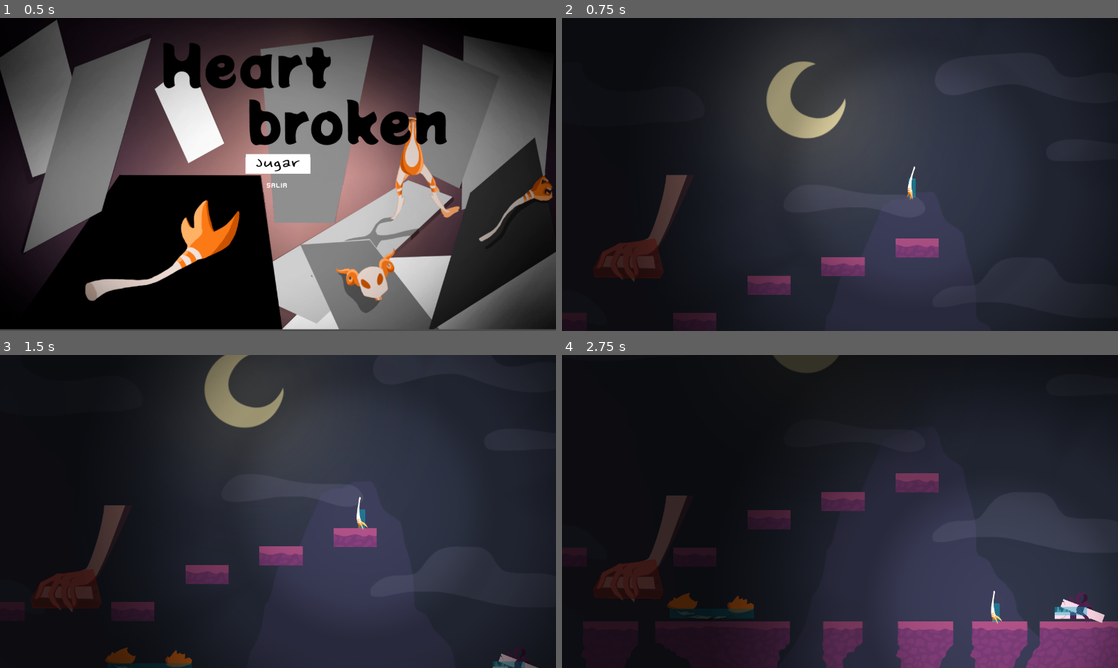
Above: before the commit, frames 1-4 (two rows, left to right).
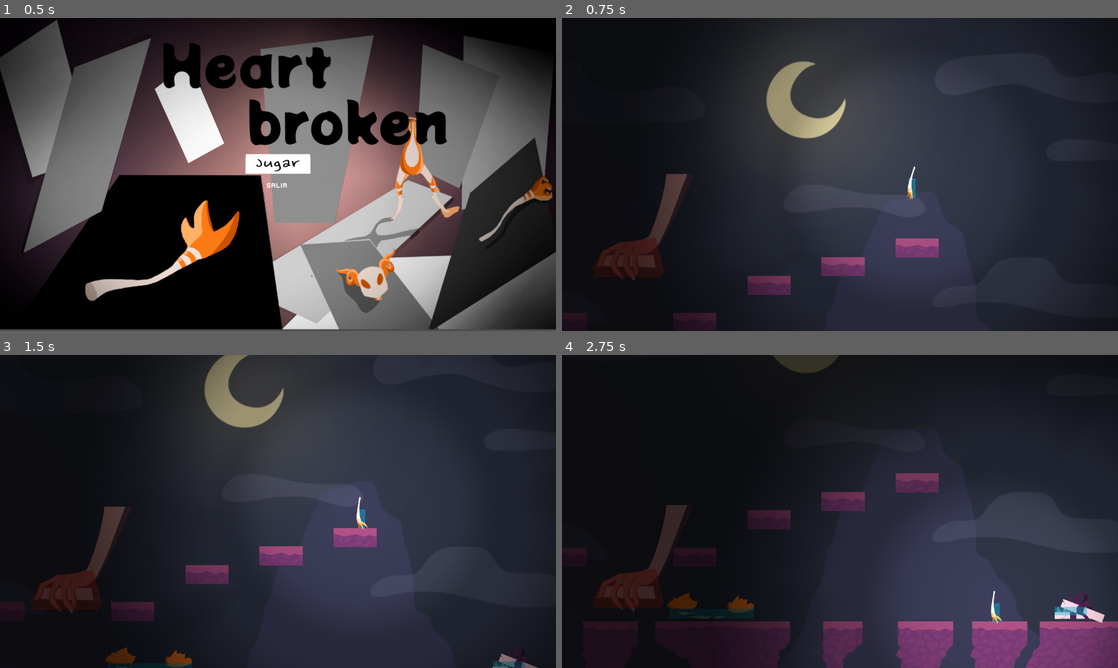
Above: after the commit, the same moments.

Repository: santyarellano/Shattered
Game: Godot game, scene res://Niveles/menuPrincipal.tscn
Same seed, same stepped clock (60 frames per second), same inputs: the game is played once before the commit and once after it.
Inputs (mouse positions are in pixels of both pictures, inside the frame that each line leads up to):
- Up to frame 1 (0.5 s): no input
- Up to frame 2 (0.75 s): click (840, 165) at 0.5 s
- Up to frame 3 (1.5 s): hold Right (ui_right) from 1.28 s (still down)
- Up to frame 4 (2.75 s): keep holding Right (ui_right); tap Space (ui_select) at 1.52, 2.27 s

Frame 1 is identical in both runs. In frame 2, less than 0.1% of the frame differs, in the area x 5-23%, y 49-85%; in frame 3, 0.1%; in frame 4, 0.9%, in the area x 5-23%, y 44-82%.

Commit message:
modificar mano

Diff:
--- a/Niveles/Playground.tscn
+++ b/Niveles/Playground.tscn
@@ -46,4 +46,5 @@
 
 [node name="Hand" parent="." instance=ExtResource( 7 )]
 position = Vector2( 460.73, 352.477 )
+mass = 65535.0
 fall_speed = 100
--- a/Obj/Hazards/Hand/Hand.gd
+++ b/Obj/Hazards/Hand/Hand.gd
@@ -8,8 +8,12 @@
 	set_max_contacts_reported(3)
 	linear_velocity = Vector2(0, fall_speed)
 
-#func _process(delta):
-#	position.y += fall_speed * delta
+
+func _integrate_forces(state):
+	state.set_linear_velocity(Vector2(0, fall_speed))
+
+func _process(delta):
+	position.x = position.x
 
 func _on_IntervaloCaida_timeout():
 	fall_speed *= -1
@@ -17,6 +21,5 @@
 
 
 func _on_Hand_body_entered(body):
-	print("hola")
 	if(body.get_name() == "Player"):
 		body.resetPlayer()
--- a/Obj/Hazards/Hand/Hand.tscn
+++ b/Obj/Hazards/Hand/Hand.tscn
@@ -5,7 +5,6 @@
 
 [node name="Hand" type="RigidBody2D"]
 position = Vector2( -6.24878, 20.1893 )
-mass = 65535.0
 gravity_scale = 0.0
 script = ExtResource( 1 )
 __meta__ = {
--- a/Obj/Hazards/Letter.gd
+++ b/Obj/Hazards/Letter.gd
@@ -13,4 +13,4 @@
 	if(body.get_name() == "Player"):
 		body.dano()
 
-#	queue_free()
+	queue_free()
